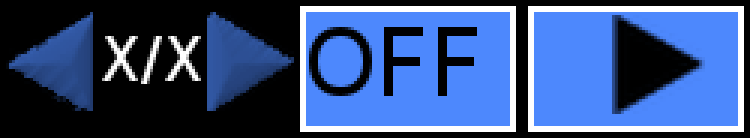
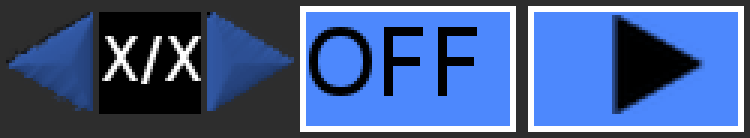
Comparing the layer stacks of the two 750 × 138 images. Changes:
painted on "menu background" over left=0, top=0, right=750, bottom=138
